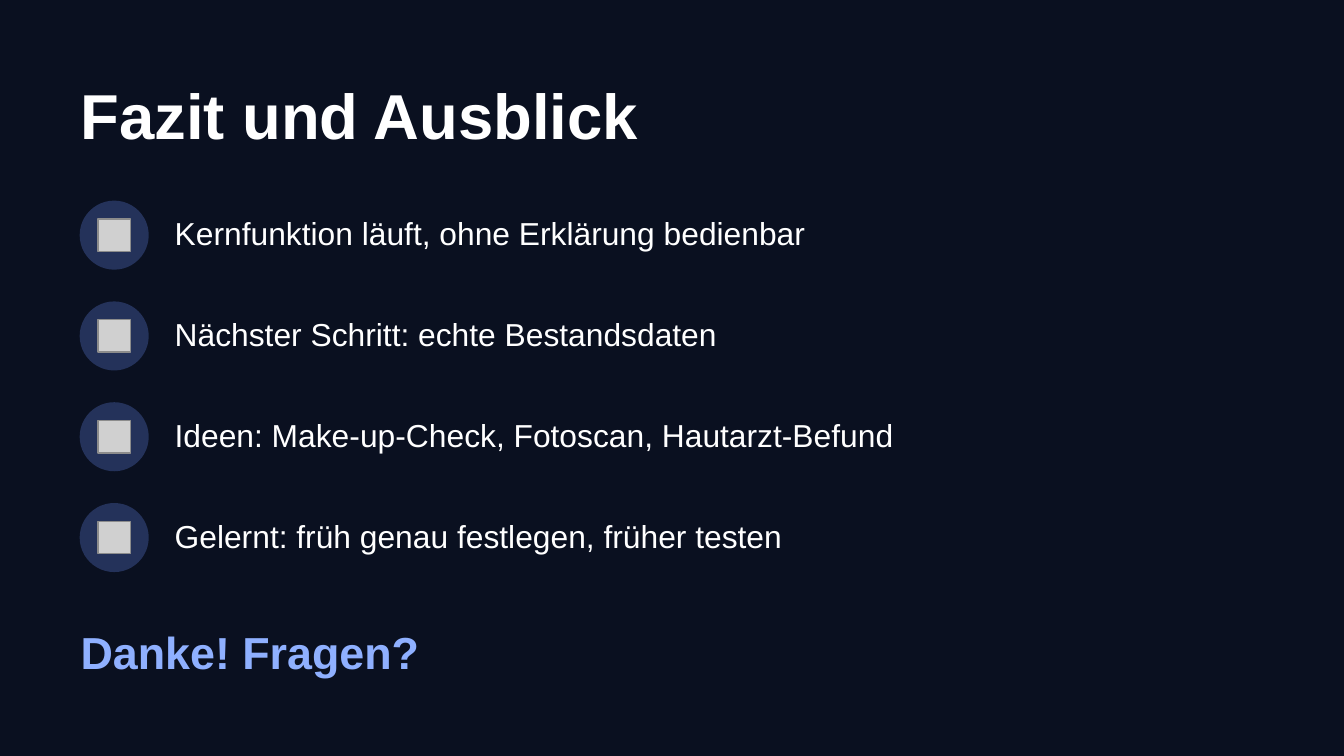
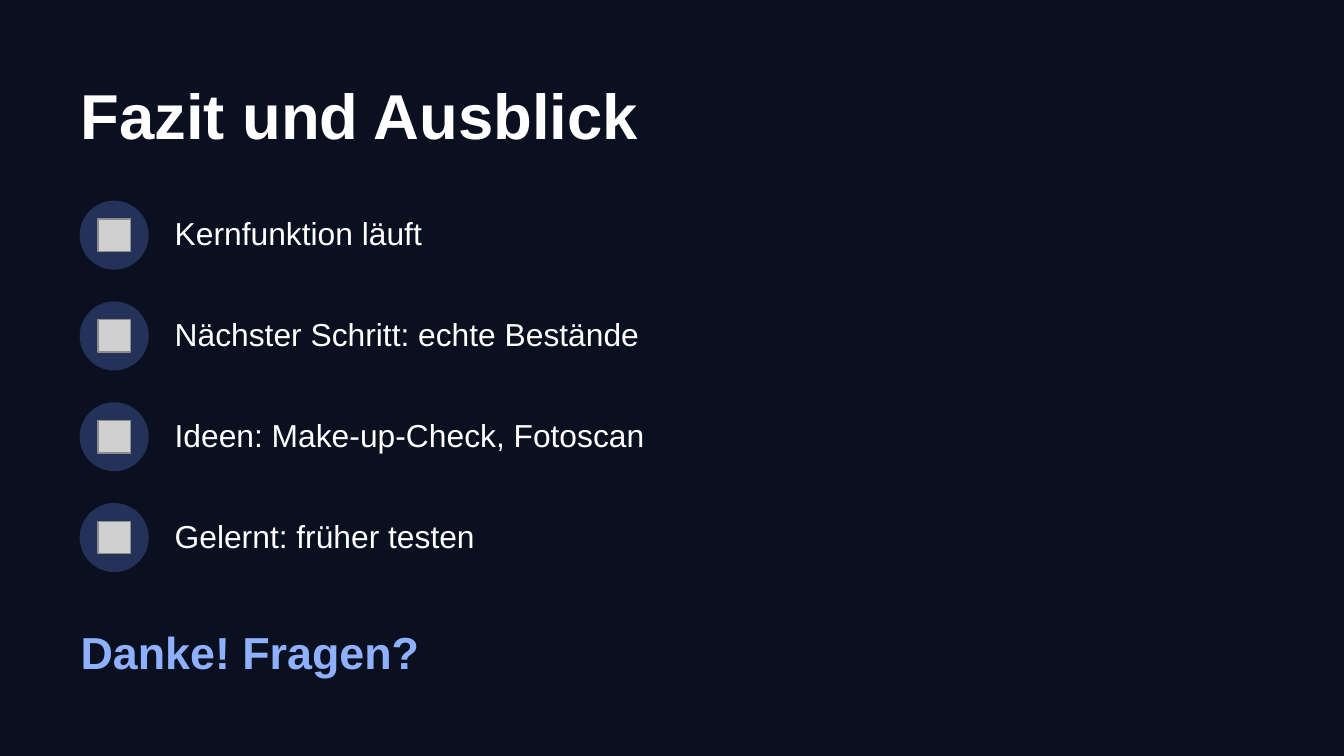
Before and after one commit to anikaprksn/Digitale-WElten, a slide deck: slide 12 of abgabe/Praesentation_BeautyFinder.pptx. Drawn at 1344x756 pixels with LibreOffice and Linux fonts; fonts in the diff are those of the drawing; grey boxes stand for pictures. Boxes give left, top, right and bottom in pixels: in the first picture for what was removed or moved away, otherwise in the second. Text is boxed around its words. In the diff, an @@ line names an element or a change of style, - is before the commit and + after.

```diff
--- a/abgabe/Praesentation_BeautyFinder.pptx
+++ b/abgabe/Praesentation_BeautyFinder.pptx
@@ text at [175,222,422,246]: text changed @@
-Kernfunktion läuft, ohne Erklärung bedienbar
+Kernfunktion läuft
@@ text at [175,323,639,347]: text changed @@
-Nächster Schritt: echte Bestandsdaten
+Nächster Schritt: echte Bestände
@@ text at [175,424,645,453]: text changed @@
-Ideen: Make-up-Check, Fotoscan, Hautarzt-Befund
+Ideen: Make-up-Check, Fotoscan
@@ text at [175,525,474,549]: text changed @@
-Gelernt: früh genau festlegen, früher testen
+Gelernt: früher testen
```
Also in this commit, not shown: 9 other slides changed.
